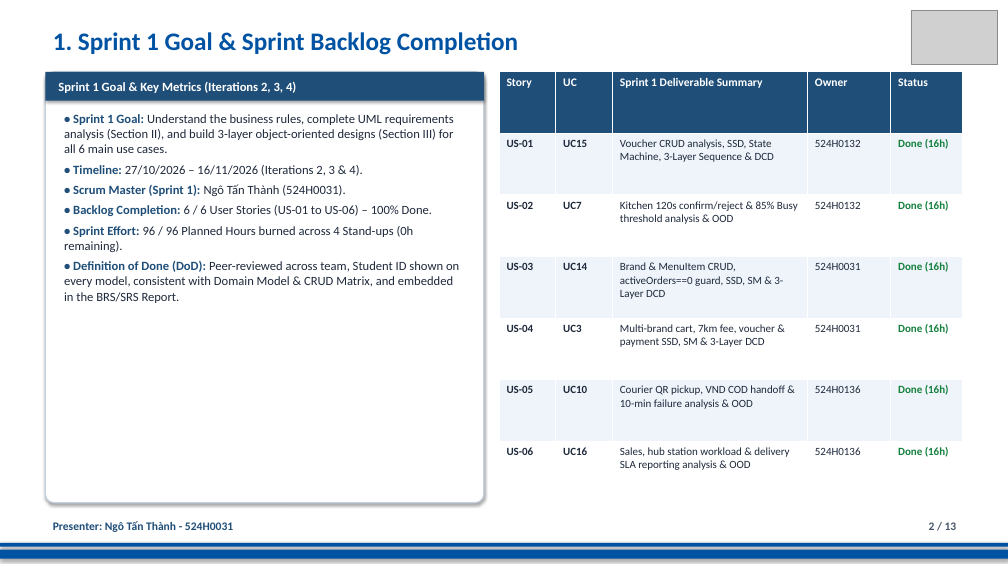
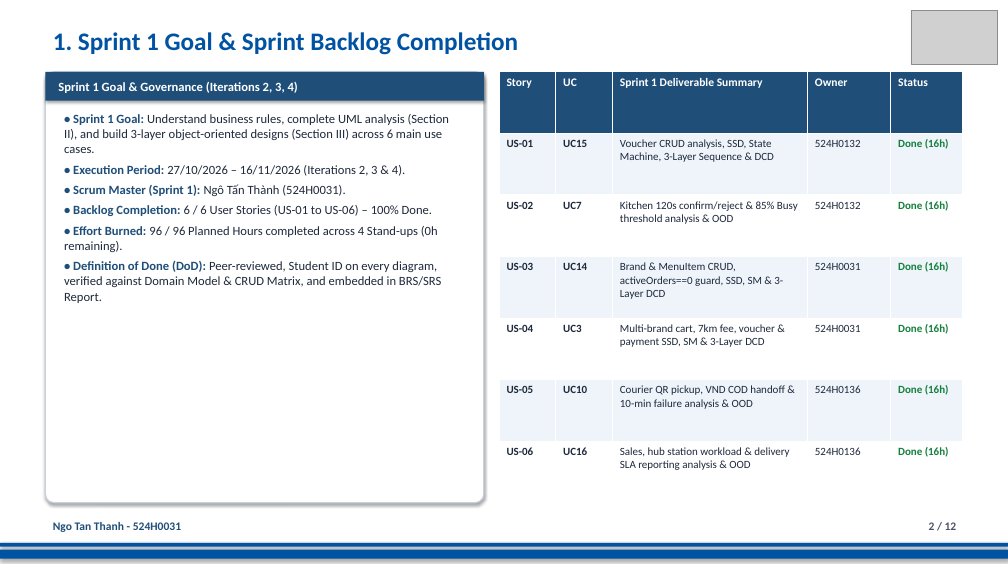
Before and after one commit to DoQuocTrung06/SaigonBite-RAD-TeamF10, a slide deck: slide 2 of Part_2/TeamF10_Presentation_for_SaigonBite.pptx. Drawn at 1008x567 pixels with LibreOffice and Linux fonts; fonts in the diff are those of the drawing; grey boxes stand for pictures. Boxes give left, top, right and bottom in pixels: in the first picture for what was removed or moved away, otherwise in the second. Text is boxed around its words. In the diff, an @@ line names an element or a change of style, - is before the commit and + after.

```diff
--- a/Part_2/TeamF10_Presentation_for_SaigonBite.pptx
+++ b/Part_2/TeamF10_Presentation_for_SaigonBite.pptx
@@ text in rectangle at (58, 82, 298, 93): text changed @@
-Sprint 1 Goal & Key Metrics (Iterations 2, 3, 4)
+Sprint 1 Goal & Governance (Iterations 2, 3, 4)
@@ text at (64, 114, 449, 176): text changed @@
-• Sprint 1 Goal: Understand the business rules, complete UML requirements analysis (Section II), and build 3-layer object-oriented designs (Section III) for all 6 main use cases.
-• Timeline: 27/10/2026 – 16/11/2026 (Iterations 2, 3 & 4).
+• Sprint 1 Goal: Understand business rules, complete UML analysis (Section II), and build 3-layer object-oriented designs (Section III) across 6 main use cases.
+• Execution Period: 27/10/2026 – 16/11/2026 (Iterations 2, 3 & 4).
@@ text at (64, 226, 441, 303): text changed @@
-• Sprint Effort: 96 / 96 Planned Hours burned across 4 Stand-ups (0h remaining).
-• Definition of Done (DoD): Peer-reviewed across team, Student ID shown on every model, consistent with Domain Model & CRUD Matrix, and embedded in the BRS/SRS Report.
+• Effort Burned: 96 / 96 Planned Hours completed across 4 Stand-ups (0h remaining).
+• Definition of Done (DoD): Peer-reviewed, Student ID on every diagram, verified against Domain Model & CRUD Matrix, and embedded in BRS/SRS Report.
@@ text at (53, 522, 181, 532): text changed @@
-Presenter: Ngô Tấn Thành - 524H0031
+Ngo Tan Thanh - 524H0031
```
Also in this commit, not shown: 11 other slides changed, 1 slide removed.
